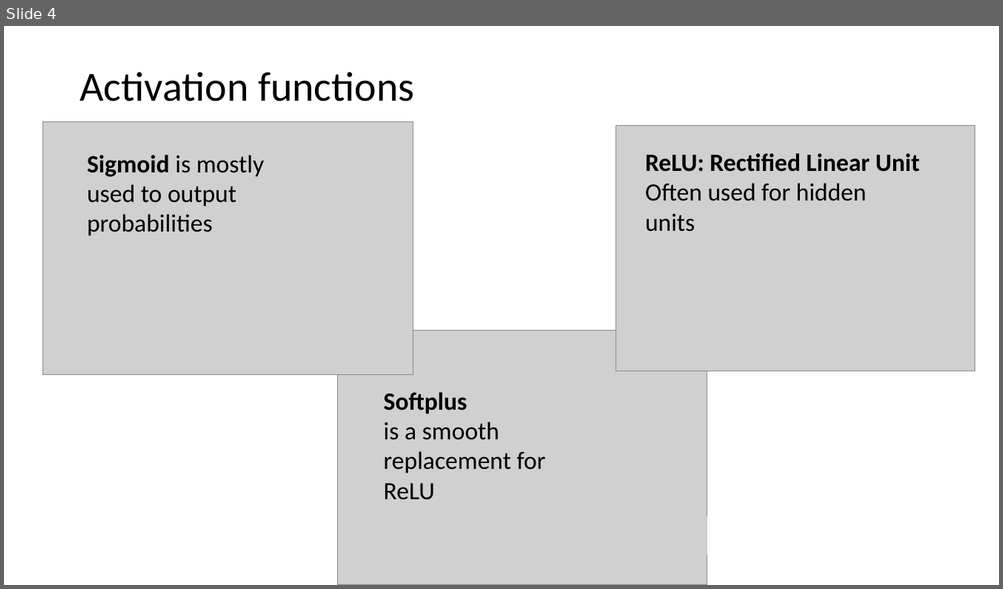
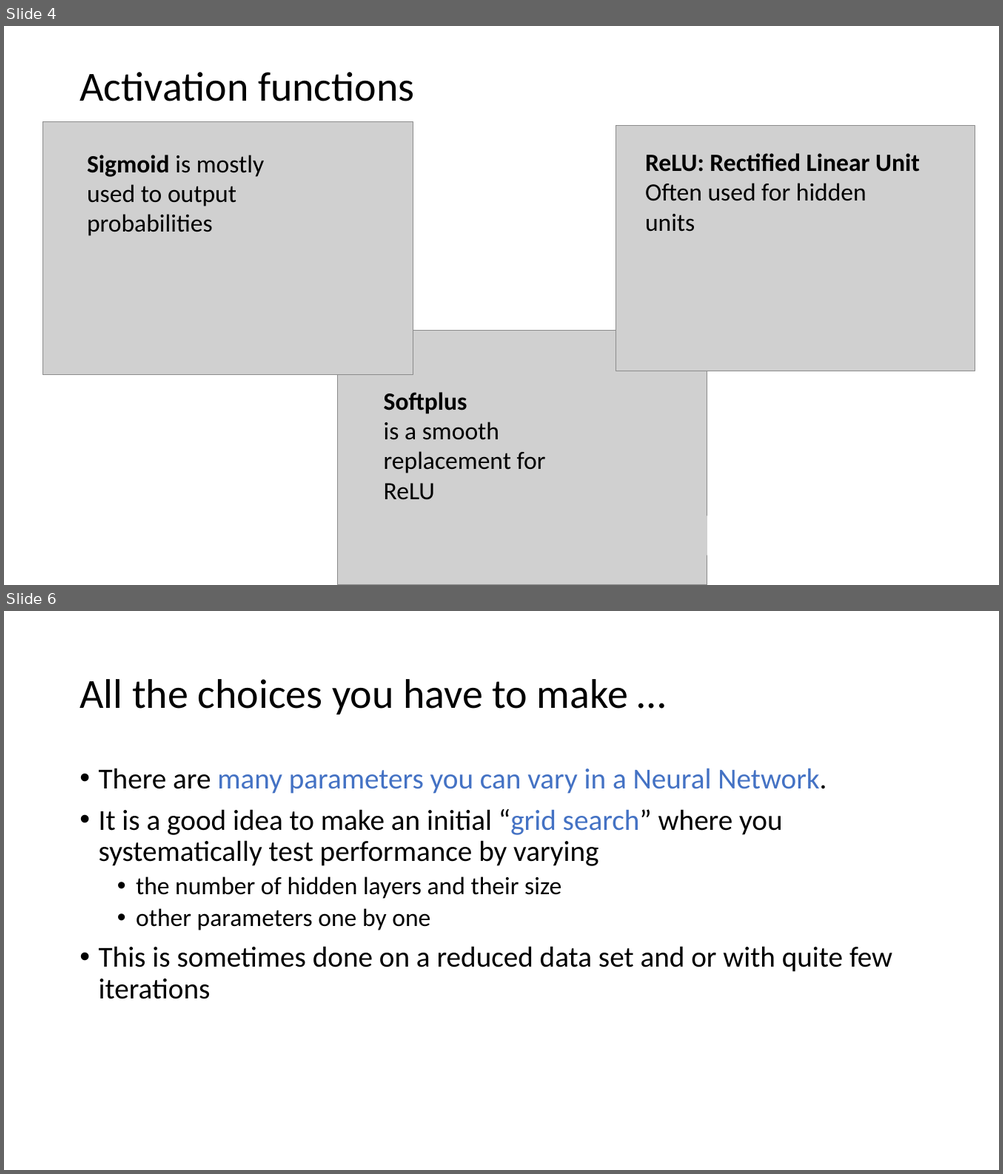
Before and after one commit to Center-for-Health-Data-Science/IntroToML, a slide deck: Day2/NNintro2.pptx. Shown one above the other, each under a label of ours: slide 4 before the commit, slides 4 and 6 after it; the slides between them are not shown. The pictures are 1003x589 and 1003x1174 pixels, drawn with LibreOffice and Linux fonts; fonts in the diff are those of the drawing; grey boxes stand for pictures. Boxes give left, top, right and bottom in pixels: in the first picture for what was removed or moved away, otherwise in the second. Text is boxed around its words. In the diff, an @@ line names an element or a change of style, - is before the commit and + after.

```diff
--- a/Day2/NNintro2.pptx
+++ b/Day2/NNintro2.pptx
@@ slide 6 added at bbox=[4, 611, 999, 1170], background #FFFFFF @@
@@ title added at bbox=[79, 679, 628, 715], 40 pt, text #000000 @@
+All the choices you have to make …
@@ text added at bbox=[99, 768, 892, 999], 28 pt, text #000000 @@
+• There are many parameters you can vary in a Neural Network.
+• It is a good idea to make an initial “grid search” where you systematically test performance by varying
+  • the number of hidden layers and their size
+  • other parameters one by one
+• This is sometimes done on a reduced data set and or with quite few iterations
```
Also in this commit, not shown: 2 slides changed, 1 other slide added, 1 slide removed, 3 other files.
